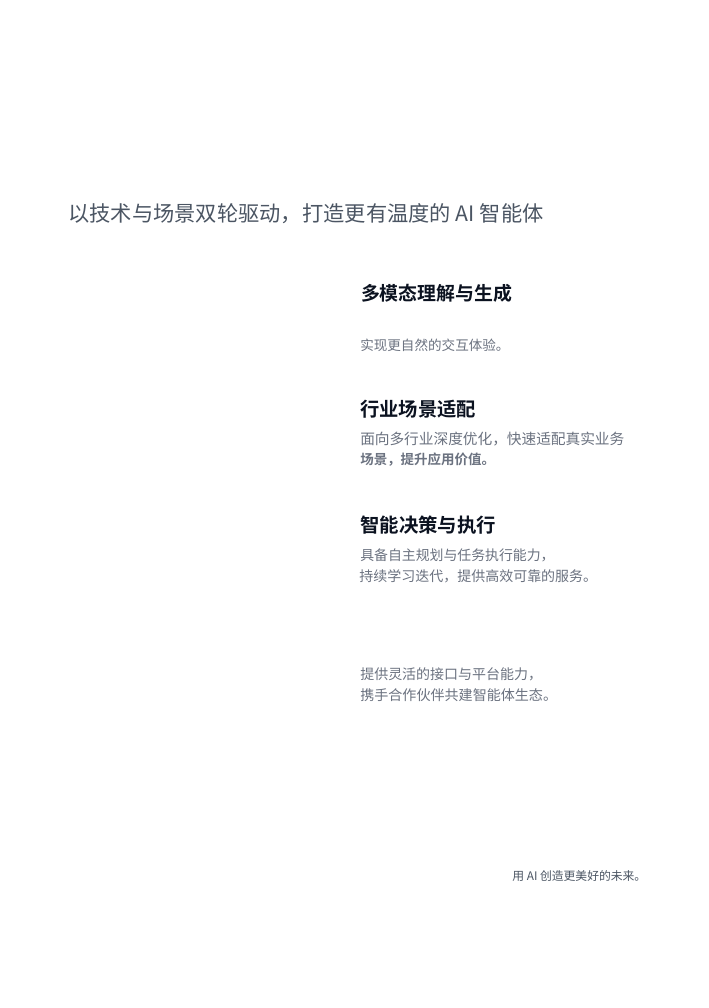
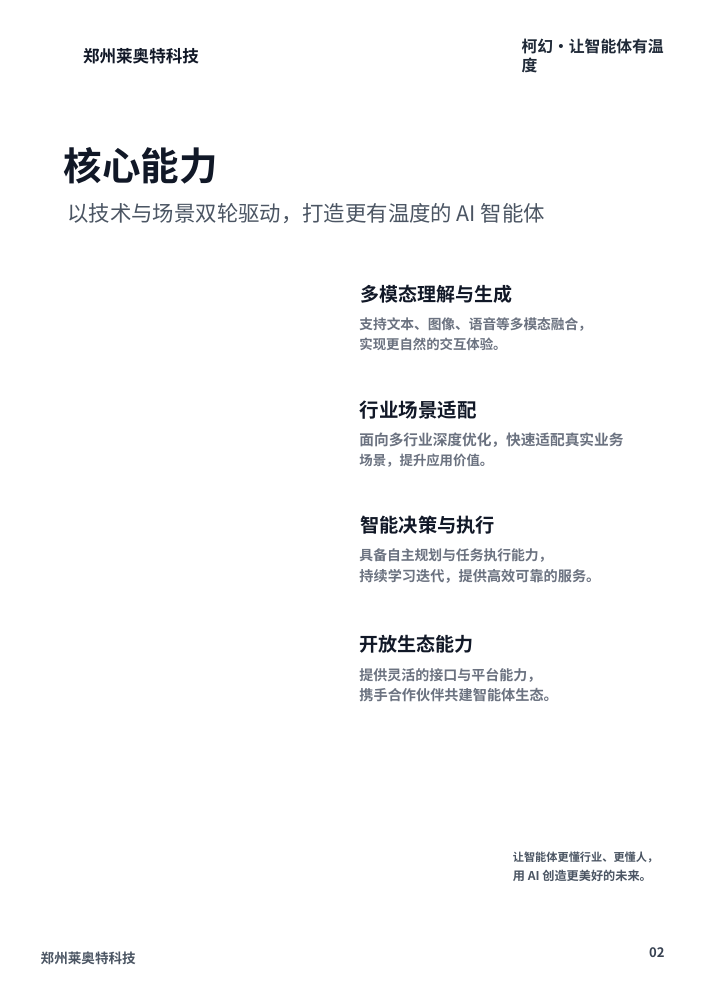
Before and after one commit to xiaoguo96/pdf2pptx, a slide deck: slide 5 of samples/output_测试3_editable.pptx. Drawn at 709x1008 pixels with LibreOffice and Linux fonts; fonts in the diff are those of the drawing; background and template pictures are left out. Boxes give left, top, right and bottom in pixels: in the first picture for what was removed or moved away, otherwise in the second. Text is boxed around its words. In the diff, an @@ line names an element or a change of style, - is before the commit and + after.

```diff
--- a/samples/output_测试3_editable.pptx
+++ b/samples/output_测试3_editable.pptx
@@ text added at bbox=[83, 48, 199, 64], 19.9 pt, text #111827, bold @@
+郑州莱奥特科技
@@ text added at bbox=[522, 38, 664, 73], 19 pt, text #1F2937, bold @@
+柯幻·让智能体有温度
@@ text added at bbox=[64, 147, 218, 184], 46.3 pt, text #111827, bold @@
+核心能力
@@ text "以技术与场景双轮驱动，打造更有温度的 AI 智能体" at bbox=[68, 203, 545, 223]: size 25.5 to 25.7 pt @@
@@ text added at bbox=[359, 317, 591, 331], 16.5 pt, text #6B7280, bold @@
+支持文本、图像、语音等多模态融合，
@@ text "实现更自然的交互体验。" at bbox=[359, 337, 506, 350]: size 16.3 to 16.1 pt, bold on @@
@@ text "行业场景适配" at bbox=[360, 400, 477, 419]: size 23.2 to 23.4 pt, text colour #0B1220 to #111827 @@
@@ text "面向多行业深度优化，快速适配真实业务" at bbox=[359, 432, 623, 447]: bold on @@
@@ text "场景，提升应用价值。" at bbox=[359, 453, 493, 467]: size 16.2 to 16.1 pt @@
@@ text "智能决策与执行" at bbox=[360, 515, 495, 534]: size 23.3 to 23.1 pt, text colour #0B1220 to #111827 @@
@@ text "持续学习迭代，提供高效可靠的服务。" at bbox=[359, 569, 600, 583]: size 16.8 to 17 pt, bold on @@
@@ text "具备自主规划与任务执行能力，" at bbox=[359, 548, 552, 562]: size 16.7 to 16.6 pt, bold on @@
@@ text added at bbox=[359, 634, 473, 653], 22.9 pt, text #111827, bold @@
+开放生态能力
@@ text "提供灵活的接口与平台能力，" at bbox=[359, 668, 541, 682]: bold on @@
@@ text "携手合作伙伴共建智能体生态。" at bbox=[359, 688, 557, 701]: size 16.9 to 17 pt, bold on @@
@@ text "用 AI 创造更美好的未来。" at bbox=[513, 869, 651, 881]: size 14.2 to 14.6 pt, bold on @@
@@ text added at bbox=[513, 851, 658, 863], 13.4 pt, text #4B5563, bold @@
+让智能体更懂行业、更懂人，
@@ text added at bbox=[41, 951, 136, 964], 16.3 pt, text #4B5563, bold @@
+郑州莱奥特科技
@@ text added at bbox=[649, 947, 664, 957], 15.7 pt, text #374151, bold @@
+02
```
Also in this commit, not shown: 7 other slides changed, 2 slides added, 2 slides removed, 26 other files.
